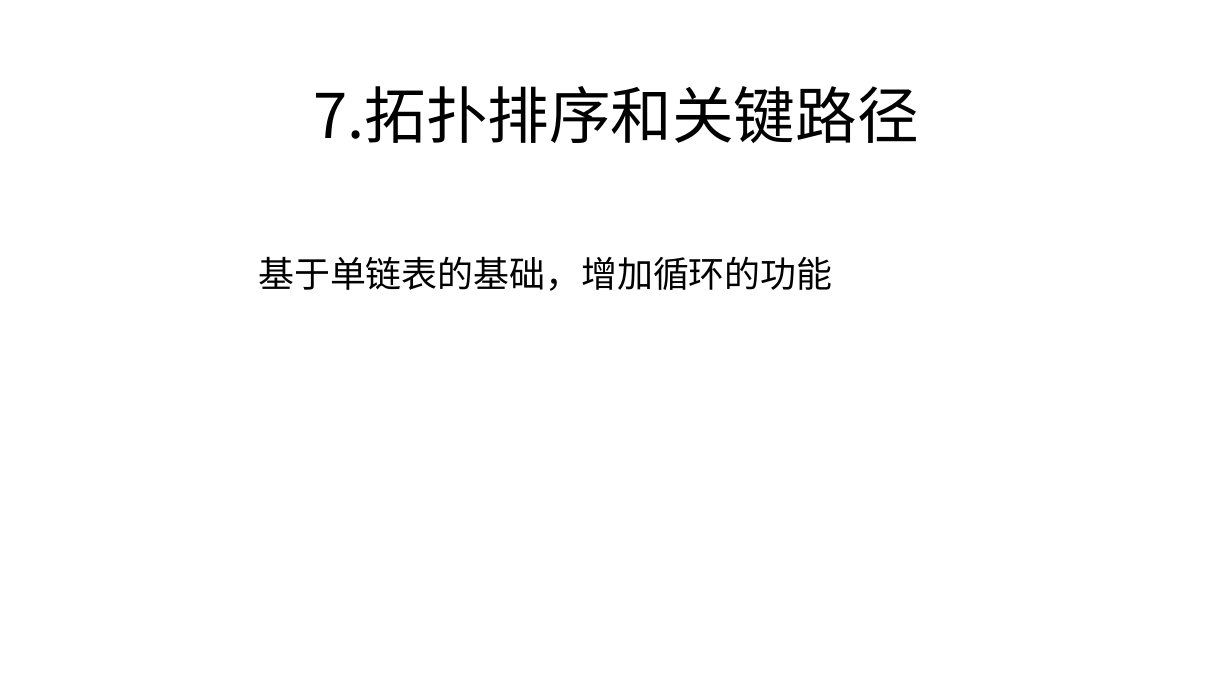
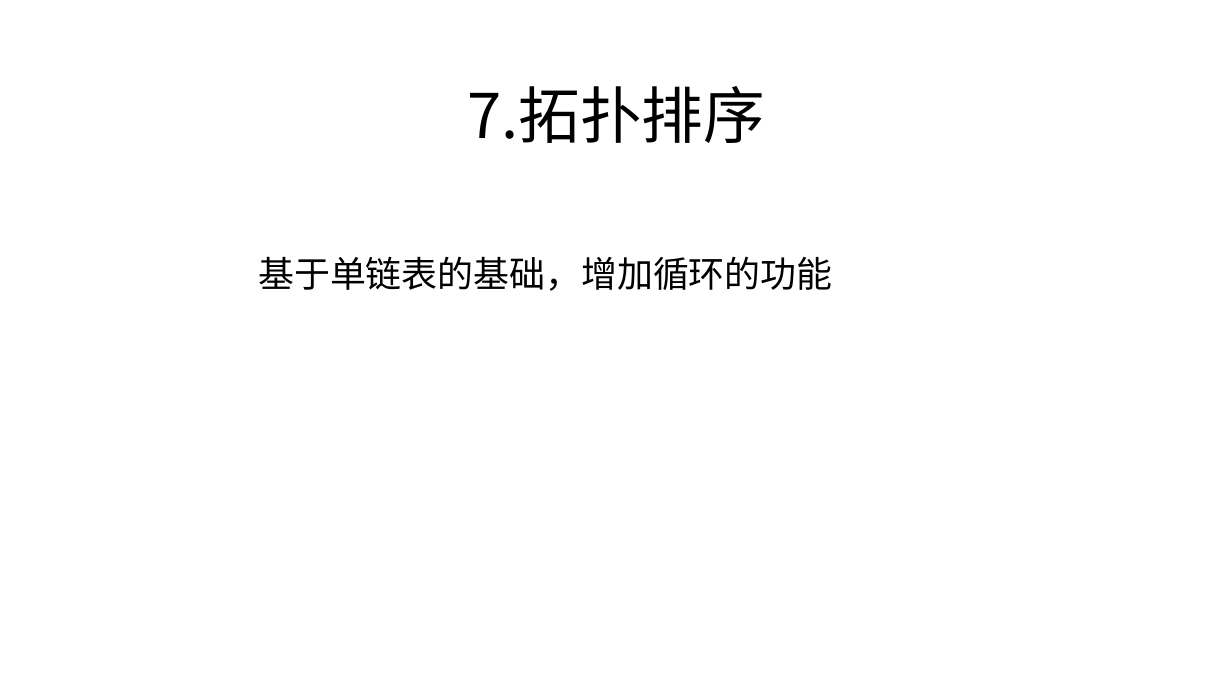
Before and after one commit to zjyesir/hmc_data_structure, a slide deck: slide 38 of ppt/7.图.pptx (slide 10 before the commit). Drawn at 1232x693 pixels with LibreOffice and Linux fonts; fonts in the diff are those of the drawing; background and template pictures are left out. Boxes give left, top, right and bottom in pixels: in the first picture for what was removed or moved away, otherwise in the second. Text is boxed around its words. In the diff, an @@ line names an element or a change of style, - is before the commit and + after.

```diff
--- a/ppt/7.图.pptx
+++ b/ppt/7.图.pptx
@@ text at (x1=467, y1=86, x2=765, y2=143): text changed @@
-7.拓扑排序和关键路径
+7.拓扑排序
```
Also in this commit, not shown: 3 other slides changed, 29 slides added, 8 other files.
